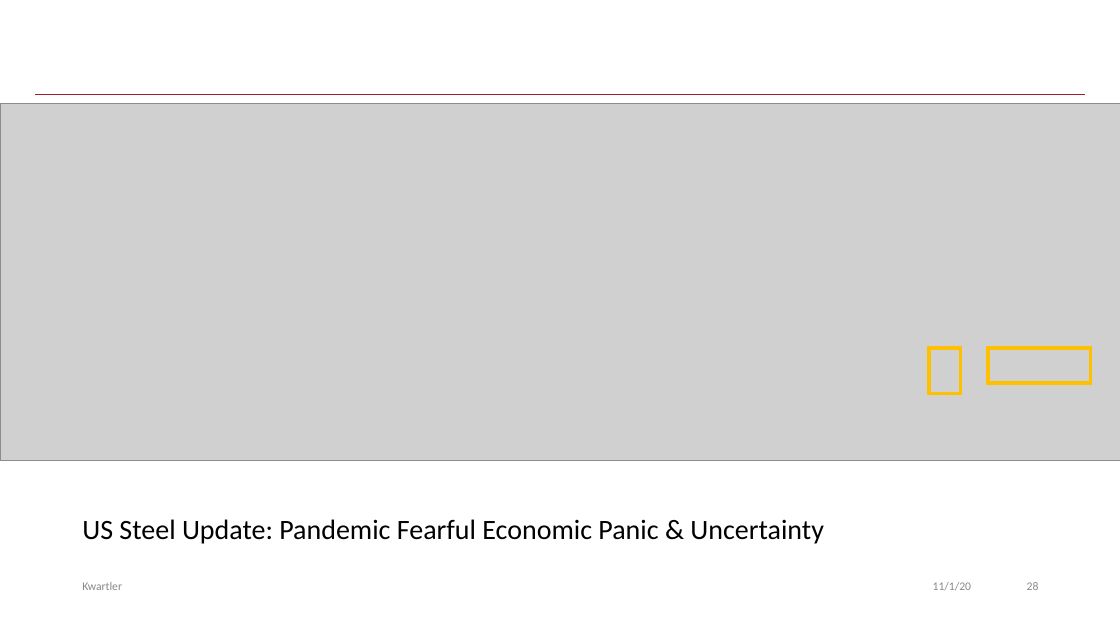
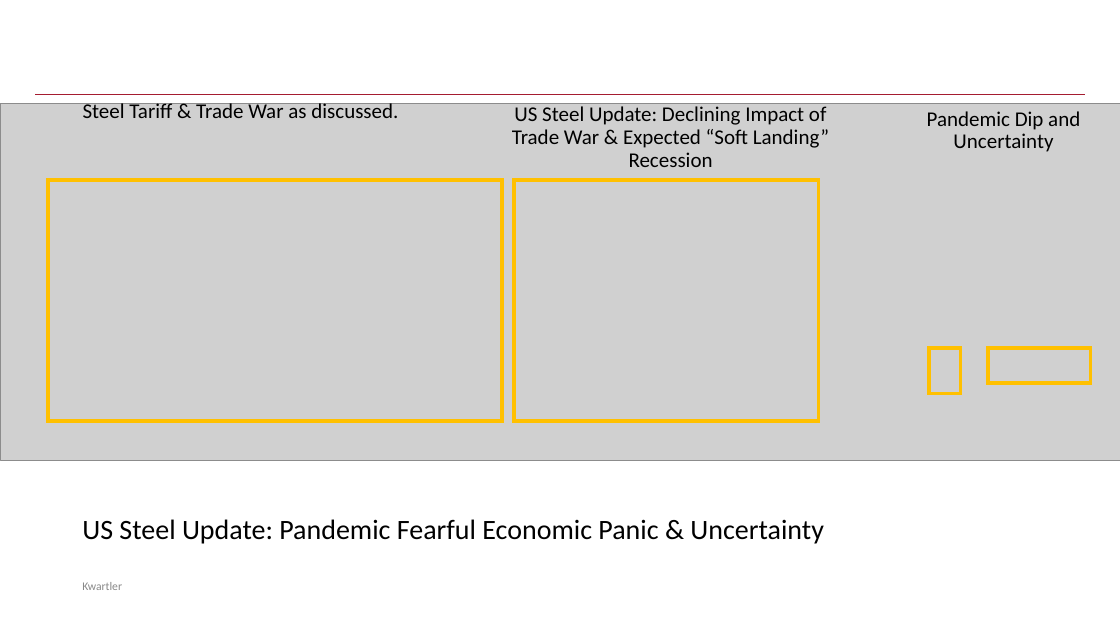
Before and after one commit to kwartler/Harvard_DataMining_Business_Student, a slide deck: slide 27 of Lessons/J_Equities/EquityTrading.pptx (slide 28 before the commit). Drawn at 1120x630 pixels with LibreOffice and Linux fonts; fonts in the diff are those of the drawing; grey boxes stand for pictures; background and template pictures are left out. Boxes give left, top, right and bottom in pixels: in the first picture for what was removed or moved away, otherwise in the second. Text is boxed around its words. In the diff, an @@ line names an element or a change of style, - is before the commit and + after.

```diff
--- a/Lessons/J_Equities/EquityTrading.pptx
+++ b/Lessons/J_Equities/EquityTrading.pptx
@@ text added at (83, 101, 398, 118), 18 pt, text #000000 @@
+Steel Tariff & Trade War as discussed.
@@ text added at (512, 106, 829, 167), 18 pt, text #000000 @@
+US Steel Update: Declining Impact of Trade War & Expected “Soft Landing” Recession
@@ text added at (927, 111, 1080, 152), 18 pt, text #000000 @@
+Pandemic Dip and Uncertainty
@@ rectangle added at (48, 180, 502, 421), outline #FFC000 3 pt @@
@@ rectangle added at (514, 180, 818, 421), outline #FFC000 3 pt @@
@@ text removed at (933, 582, 971, 590) @@
-11/1/20
@@ page number removed at (1027, 582, 1039, 590) @@
-28
```
Also in this commit, not shown: 79 other slides changed, 1 slide added, 1 slide removed, 8 other files.
